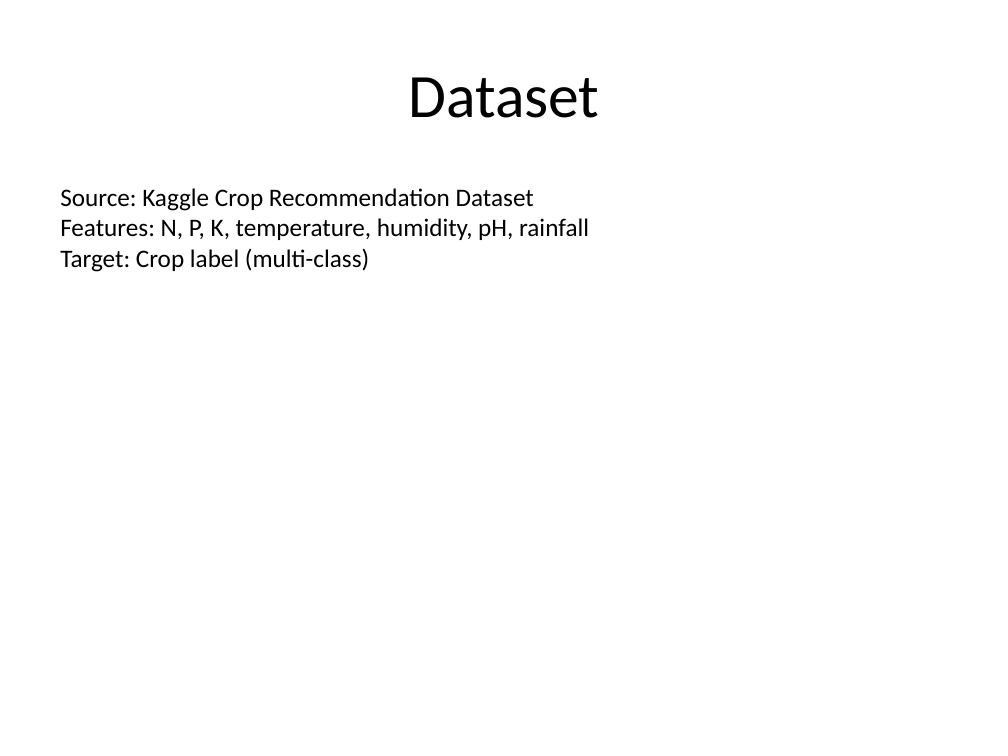
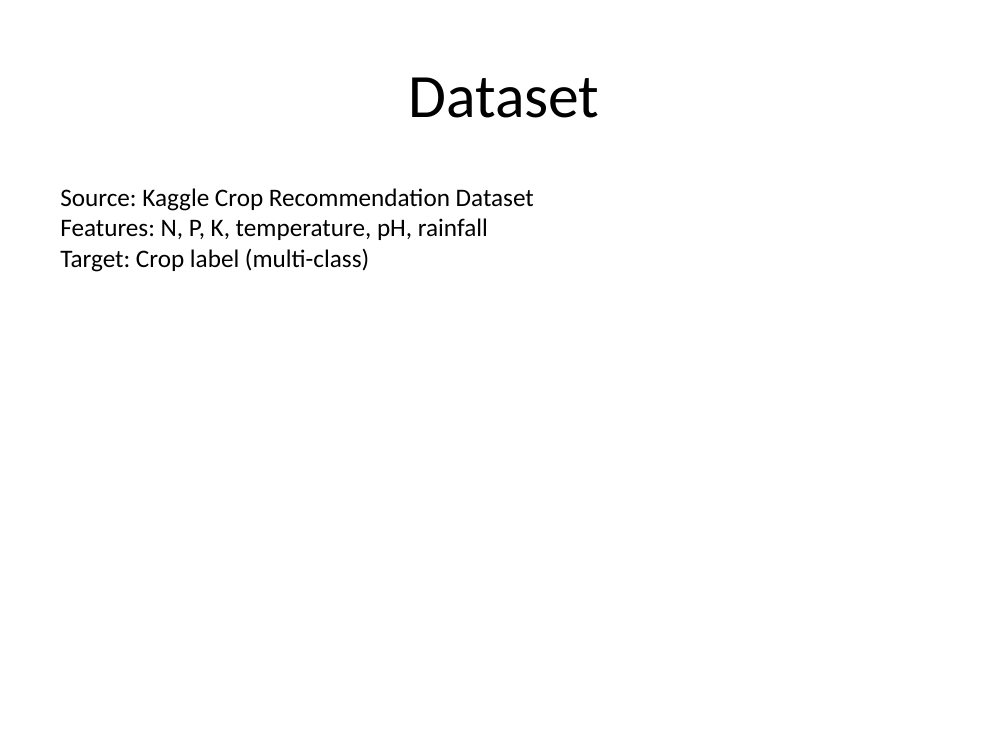
Before and after one commit to lipsa171921/Bits_Crop_Recommendation_System, a slide deck: slide 3 of 27_sep/updated/Crop_Recommender_Final_Cleaned_Presentation (1).pptx. Drawn at 1008x756 pixels with LibreOffice and Linux fonts; fonts in the diff are those of the drawing. Boxes give left, top, right and bottom in pixels: in the first picture for what was removed or moved away, otherwise in the second. Text is boxed around its words. In the diff, an @@ line names an element or a change of style, - is before the commit and + after.

```diff
--- a/27_sep/updated/Crop_Recommender_Final_Cleaned_Presentation (1).pptx
+++ b/27_sep/updated/Crop_Recommender_Final_Cleaned_Presentation (1).pptx
@@ text at [60,218,488,240]: text changed @@
-Features: N, P, K, temperature, humidity, pH, rainfall
+Features: N, P, K, temperature, pH, rainfall
```
